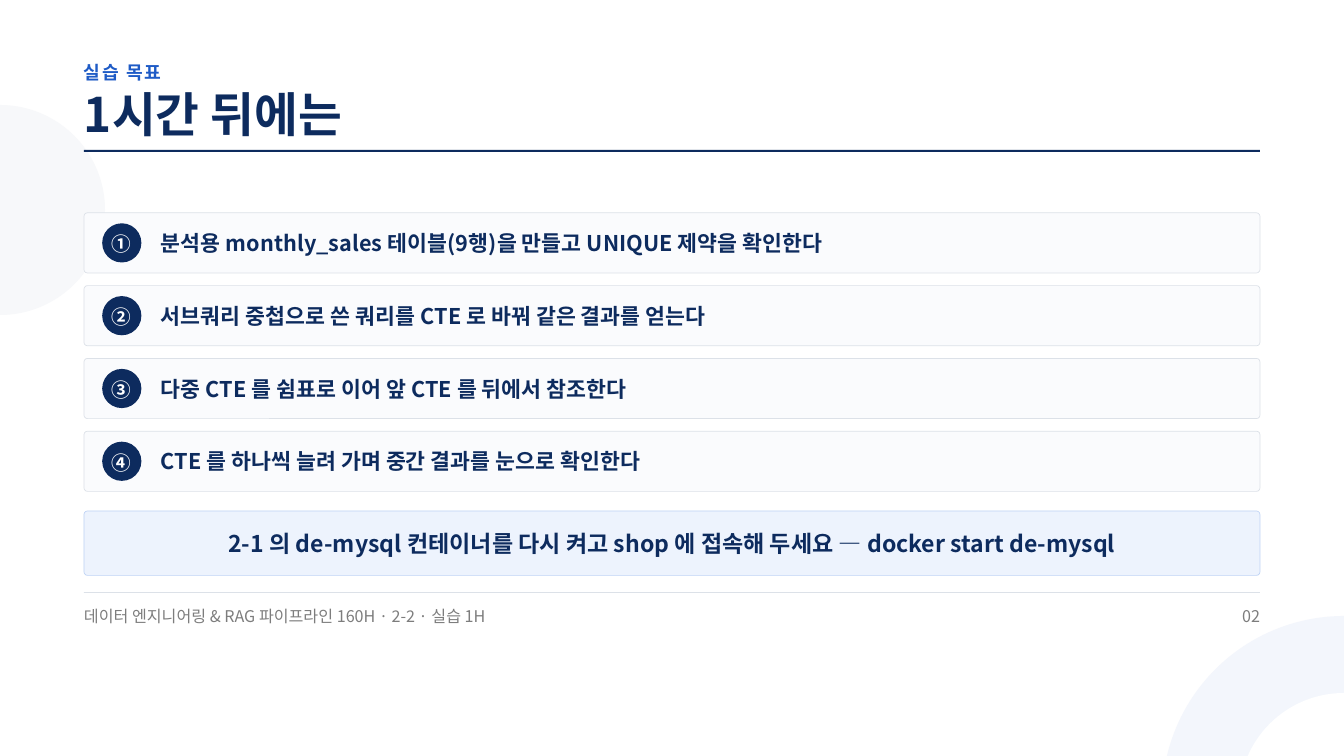
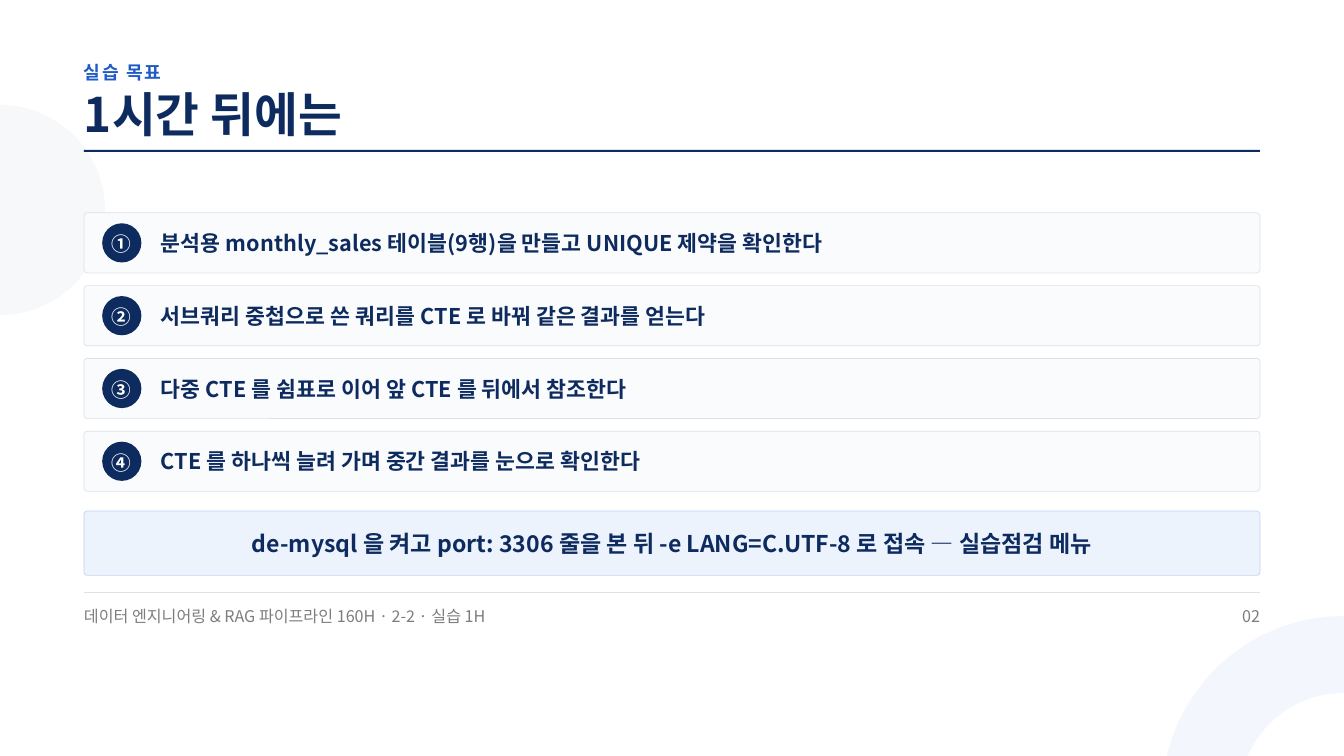
Before and after one commit to aebonlee/materials, a slide deck: slide 2 of data-eng/decks/w2d2s2.pptx. Drawn at 1344x756 pixels with LibreOffice and Linux fonts; fonts in the diff are those of the drawing. Boxes give left, top, right and bottom in pixels: in the first picture for what was removed or moved away, otherwise in the second. Text is boxed around its words. In the diff, an @@ line names an element or a change of style, - is before the commit and + after.

```diff
--- a/data-eng/decks/w2d2s2.pptx
+++ b/data-eng/decks/w2d2s2.pptx
@@ text at (252, 532, 1091, 557): text changed @@
-2-1 의 de-mysql 컨테이너를 다시 켜고 shop 에 접속해 두세요 — docker start de-mysql
+de-mysql 을 켜고 port: 3306 줄을 본 뒤 -e LANG=C.UTF-8 로 접속 — 실습점검 메뉴
```
Also in this commit, not shown: 4 other slides changed, 34 other files.
